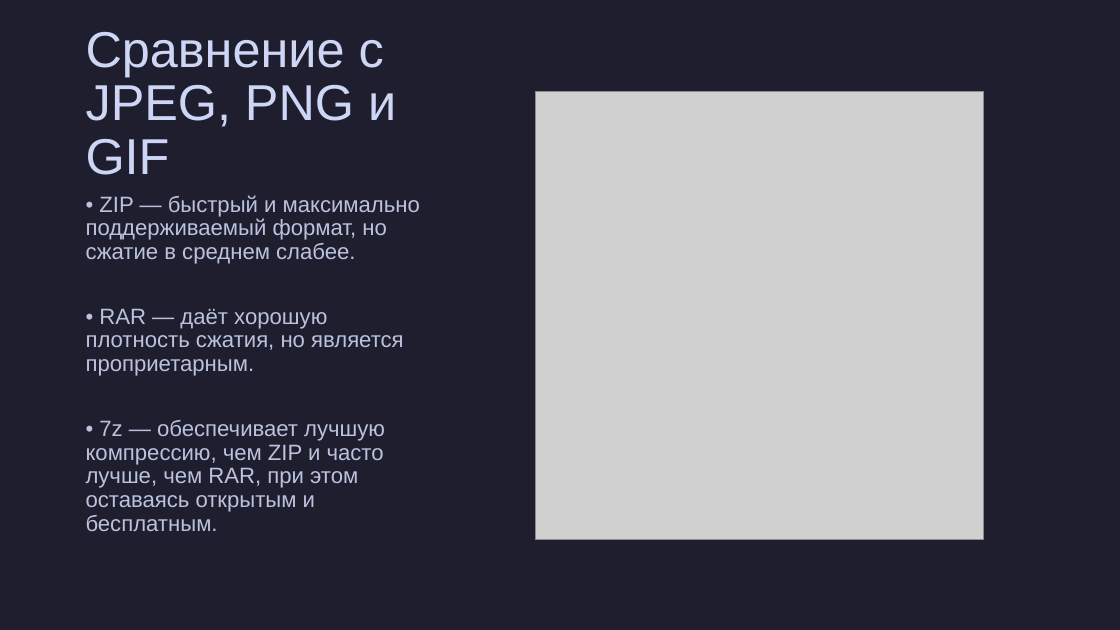
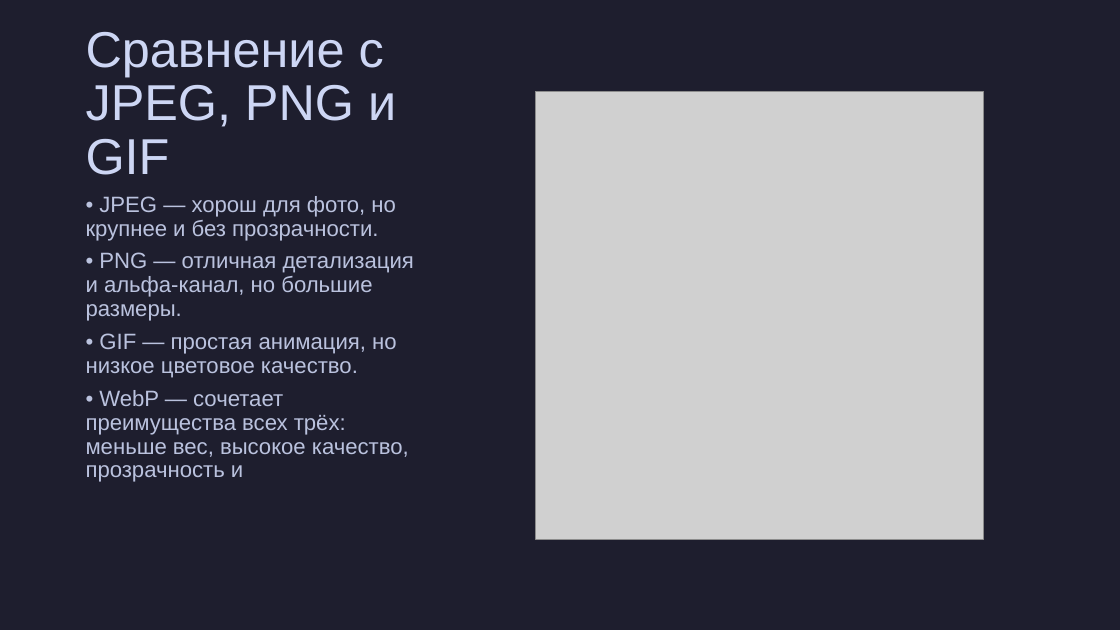
Before and after one commit to nopoxxx/homework, a slide deck: slide 4 of IT/webp.pptx. Drawn at 1120x630 pixels with LibreOffice and Linux fonts; fonts in the diff are those of the drawing; grey boxes stand for pictures. Boxes give left, top, right and bottom in pixels: in the first picture for what was removed or moved away, otherwise in the second. Text is boxed around its words. In the diff, an @@ line names an element or a change of style, - is before the commit and + after.

```diff
--- a/IT/webp.pptx
+++ b/IT/webp.pptx
@@ text at (x1=86, y1=196, x2=414, y2=482): text changed @@
-• ZIP — быстрый и максимально поддерживаемый формат, но сжатие в среднем слабее.
-• RAR — даёт хорошую плотность сжатия, но является проприетарным.
-• 7z — обеспечивает лучшую компрессию, чем ZIP и часто лучше, чем RAR, при этом оставаясь открытым и бесплатным.
+• JPEG — хорош для фото, но крупнее и без прозрачности.
+• PNG — отличная детализация и альфа-канал, но большие размеры.
+• GIF — простая анимация, но низкое цветовое качество.
+• WebP — сочетает преимущества всех трёх: меньше вес, высокое качество, прозрачность и
```
Also in this commit, not shown: 1 other file.
